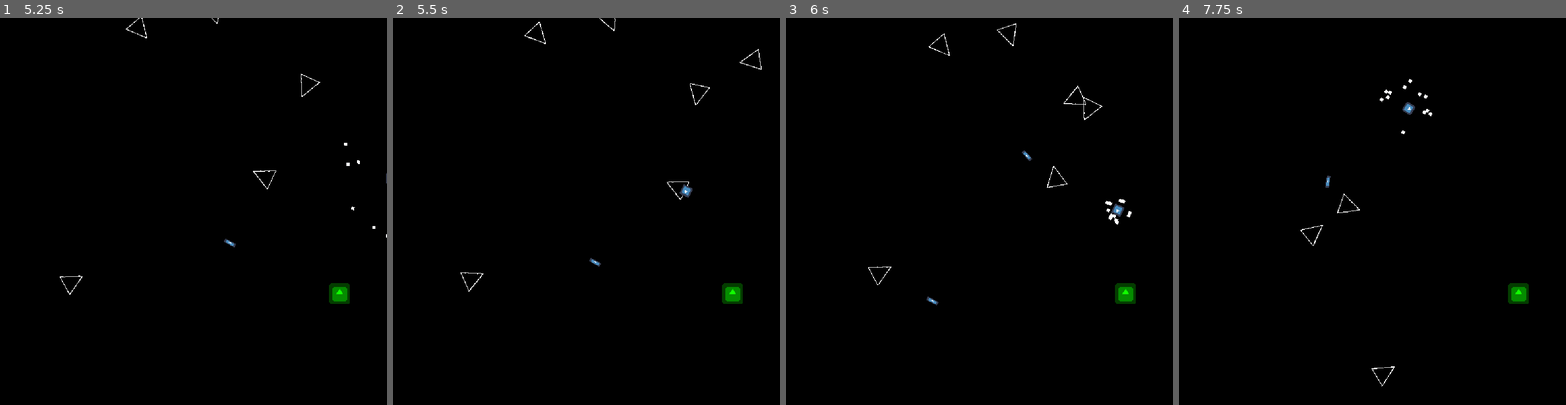
Above: before the commit, frames 1-4 (left to right).
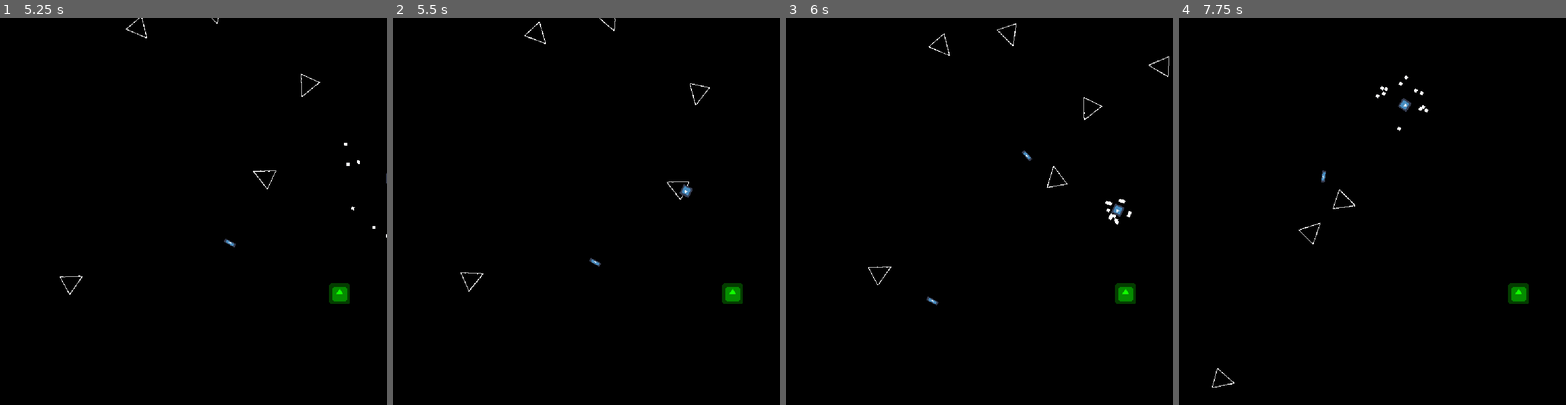
Above: after the commit, the same moments.

Repository: adrianriverof/juego-viaje
Game: Godot game, scene res://level.tscn
The game is run twice, just before and just after one commit, with the same random seed, the same clock (stepped at 60 frames per second) and the same inputs. The engine's default icon, where the game draws it, is replaced by a stand-in: a white triangle on a blue panel in a dark square.
Inputs:
- Up to frame 1 (5.25 s): tap Enter at 0.5 s; hold U (p1right) 0.53-1.28 s; hold T (p1mine) 0.53-1.28 s; hold E (p1down) 1.28-2.03 s; tap R (p1shoot) at 1.35, 2.85, 4.35 s; hold T (p1mine) 2.03-2.78 s; hold U (p1right) 2.03-3.53 s; hold T (p1mine) 3.53-4.28 s; hold O (p1left) 3.53-5.03 s; hold E (p1down) from 5.03 s (still down); hold T (p1mine) from 5.03 s (still down)
- Up to frame 2 (5.5 s): keep holding E (p1down); keep holding T (p1mine)
- Up to frame 3 (6 s): release E (p1down) at 5.78 s; release T (p1mine) at 5.78 s; hold U (p1right) from 5.78 s (still down); tap R (p1shoot) at 5.85 s
- Up to frame 4 (7.75 s): keep holding U (p1right); hold T (p1mine) 6.53-7.28 s; tap R (p1shoot) at 7.35 s

Frame 1 is identical in both runs. In frame 2, less than 0.1% of the frame differs, in the area x 89-96%, y 8-14%; in frame 3, less than 0.1%; in frame 4, 0.5%, in the area x 8-66%, y 14-96%.

Commit message:
ajustes menores

Diff:
--- a/level.gd
+++ b/level.gd
@@ -18,12 +18,12 @@
 var enemy_damage = 1
 
 var waver_life = 3
-var waver_speed = 500
+var waver_speed = 200
 var waver_damage = 1
 var waver_angle = 70
 
 var lateral_life = 3
-var lateral_speed = 500
+var lateral_speed = 200
 var lateral_damage = 1
 var lateral_angle = 50
 
@@ -55,6 +55,7 @@
 	if score >= 1000:
 		$"you win".visible = true
 	elif score >= 50:
+		change_enemy_spawn_time(0.1)
 		enemy_speed = 200 # como se cambiaría un atributo de enemigo
 	elif score >= 20:
 		change_enemy_spawn_time(0.5) # un ejemplo de como se cambiaría el tiempo de spawn enemigo
--- a/player.gd
+++ b/player.gd
@@ -19,15 +19,14 @@
 var speed = 500
 var move_weight = 0.05
 
-var life = 1000
+var life = 1
 var score = 0
 
 var firerate_time = 0.1
-var laser_firerate_time = 0.01
+var laser_firerate_time = 0.3
 var triple_firerate_time = 0.1
 
 var triple_separation = 25
-
 
 var damage_scale = 1
 
Not shown, changed: todo.txt
